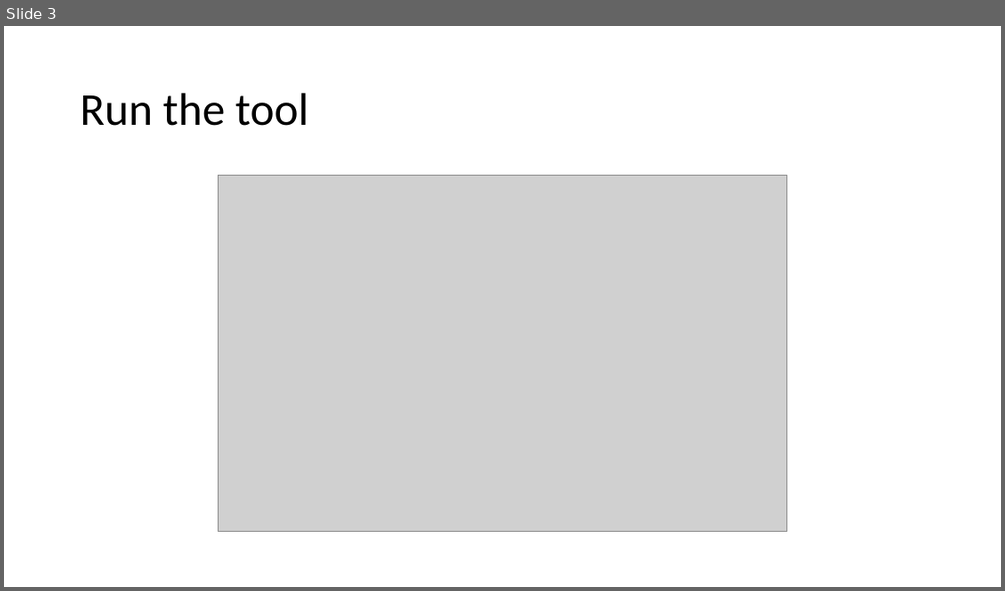
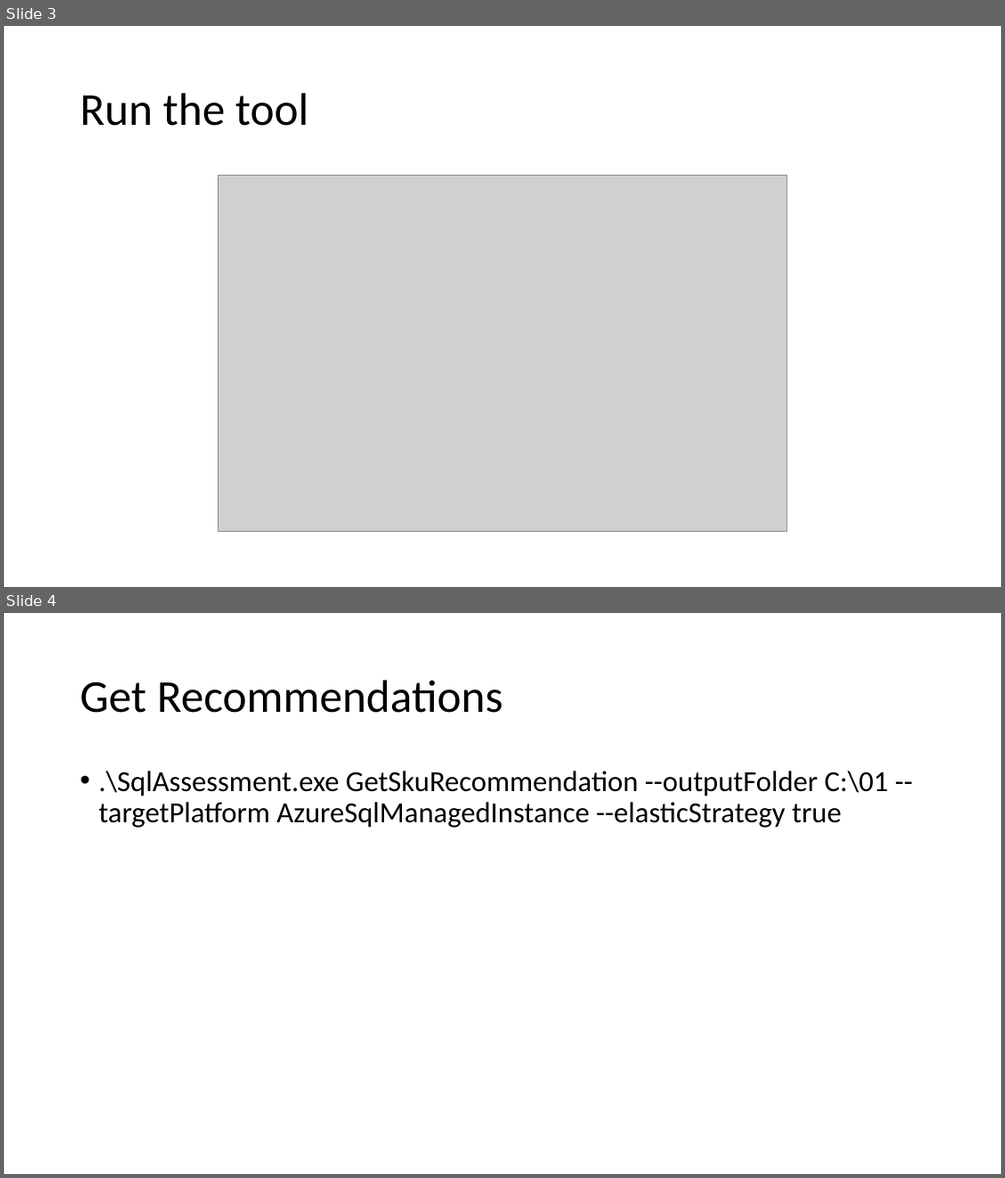
Before and after one commit to peterperov/MSFTCSA, a slide deck: 119-SQL Assessment/Test Run.pptx. Shown one above the other, each under a label of ours: slide 3 before the commit, slides 3 and 4 after it. The pictures are 1005x591 and 1005x1178 pixels, drawn with LibreOffice and Linux fonts; fonts in the diff are those of the drawing; grey boxes stand for pictures. Boxes give left, top, right and bottom in pixels: in the first picture for what was removed or moved away, otherwise in the second. Text is boxed around its words. In the diff, an @@ line names an element or a change of style, - is before the commit and + after.

```diff
--- a/119-SQL Assessment/Test Run.pptx
+++ b/119-SQL Assessment/Test Run.pptx
@@ slide 4 added at [4, 613, 1001, 1174], background #FFFFFF @@
@@ title added at [80, 680, 503, 713], 44 pt, text #000000 @@
+Get Recommendations
@@ text added at [98, 771, 889, 827], 28 pt, text #000000 @@
+• .\SqlAssessment.exe GetSkuRecommendation --outputFolder C:\01 --targetPlatform AzureSqlManagedInstance --elasticStrategy true
```
Also in this commit, not shown: 1 slide removed, 2 other files.
